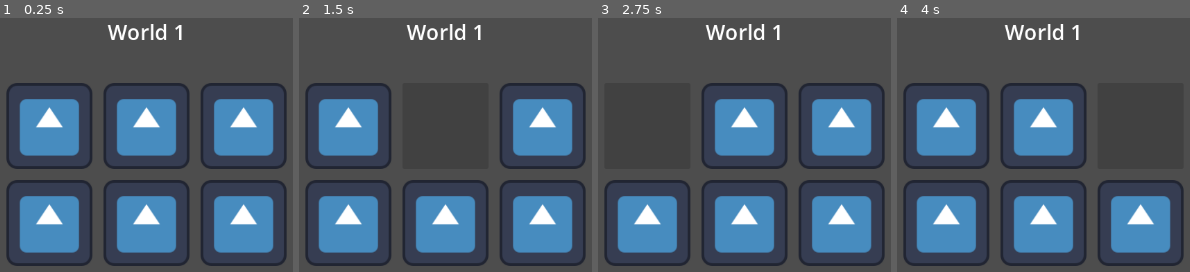
Above: before the commit, frames 1-4 (left to right).
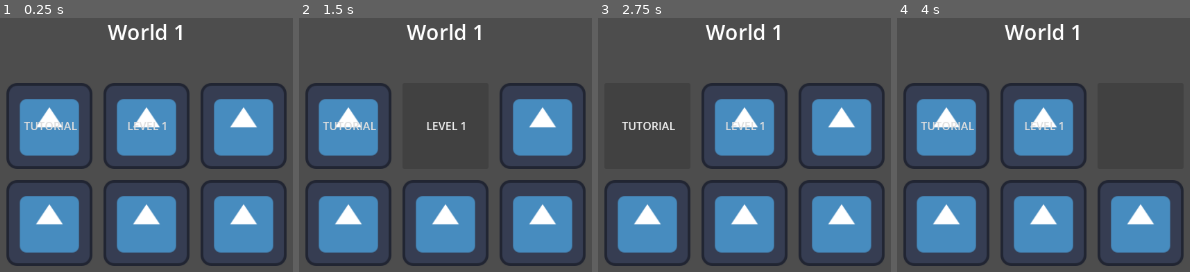
Above: after the commit, the same moments.

Repository: jpvds1/DDJD
Game: Godot game, scene res://scenes/ui/levels_menu.tscn
Two runs of this game, one before a commit and one after it. Both use one fixed random seed, a clock stepped at 60 frames per second and the inputs below. This scene is started directly instead of the project's main scene. The engine's default icon, where the game draws it, is replaced by a stand-in: a white triangle on a blue panel in a dark square.
Inputs (mouse positions are in pixels of both pictures, inside the frame that each line leads up to):
- Up to frame 1 (0.25 s): no input
- Up to frame 2 (1.5 s): click (348, 127) at 0.5 s; click (445, 127) at 1.25 s
- Up to frame 3 (2.75 s): click (647, 127) at 2 s
- Up to frame 4 (4 s): click (1043, 127) at 2.75 s; click (1140, 127) at 3.5 s

The runs differ from the first frame. In frame 1, 0.4% of the frame differs, in the area x 8-57%, y 40-45%; in frame 2, 0.4%; in frame 3, 0.5%; in frame 4, 0.4%.
Error in both runs: Invalid access to property or key 'change_3D_scene' on a base object of type 'Nil'. (res://scripts/ui/levels_menu.gd:14)

Commit message:
feat: moved tutorial to levels menu

Diff:
--- a/platformer-game/scenes/ui/levels_menu.tscn
+++ b/platformer-game/scenes/ui/levels_menu.tscn
@@ -57,7 +57,7 @@
 size_flags_horizontal = 3
 size_flags_vertical = 4
 theme_override_styles/normal = SubResource("StyleBoxTexture_gds35")
-text = " "
+text = " TUTORIAL"
 
 [node name="Level2" type="Button" parent="VBoxContainer/HBoxContainer" unique_id=10945857]
 custom_minimum_size = Vector2(124, 124)
@@ -65,7 +65,7 @@
 size_flags_horizontal = 3
 size_flags_vertical = 4
 theme_override_styles/normal = SubResource("StyleBoxTexture_gds35")
-text = " "
+text = " LEVEL 1"
 
 [node name="Level3" type="Button" parent="VBoxContainer/HBoxContainer" unique_id=633079436]
 custom_minimum_size = Vector2(124, 124)
--- a/platformer-game/scenes/ui/main_menu.tscn
+++ b/platformer-game/scenes/ui/main_menu.tscn
@@ -76,20 +76,6 @@
 theme_override_styles/focus = SubResource("StyleBoxEmpty_sl1te")
 text = "Play"
 
-[node name="Tutorial" type="Button" parent="VBoxContainer2" unique_id=594602366]
-layout_mode = 2
-size_flags_vertical = 3
-theme_override_colors/font_color = Color(0, 0, 0, 1)
-theme_override_colors/font_focus_color = Color(0, 0, 0, 1)
-theme_override_colors/font_pressed_color = Color(0, 0, 0, 1)
-theme_override_colors/font_hover_color = Color(0, 0, 0, 1)
-theme_override_font_sizes/font_size = 30
-theme_override_styles/normal = SubResource("StyleBoxFlat_87aya")
-theme_override_styles/pressed = SubResource("StyleBoxFlat_sl1te")
-theme_override_styles/hover = SubResource("StyleBoxFlat_fe2o3")
-theme_override_styles/focus = SubResource("StyleBoxEmpty_sl1te")
-text = "Tutorial"
-
 [node name="Leaderboard" type="Button" parent="VBoxContainer2" unique_id=2019080867]
 layout_mode = 2
 size_flags_vertical = 3
@@ -118,19 +104,6 @@
 theme_override_styles/focus = SubResource("StyleBoxEmpty_sl1te")
 text = "Settings"
 
-[node name="Login" type="Button" parent="VBoxContainer2" unique_id=42996142]
-layout_mode = 2
-size_flags_vertical = 3
-theme_override_colors/font_color = Color(0, 0, 0, 1)
-theme_override_colors/font_focus_color = Color(0, 0, 0, 1)
-theme_override_colors/font_pressed_color = Color(0, 0, 0, 1)
-theme_override_colors/font_hover_color = Color(0, 0, 0, 1)
-theme_override_font_sizes/font_size = 30
-theme_override_styles/normal = SubResource("StyleBoxFlat_87aya")
-theme_override_styles/pressed = SubResource("StyleBoxFlat_sl1te")
-theme_override_styles/hover = SubResource("StyleBoxFlat_fe2o3")
-theme_override_styles/focus = SubResource("StyleBoxEmpty_sl1te")
-
 [node name="Quit" type="Button" parent="VBoxContainer2" unique_id=1514428815]
 layout_mode = 2
 size_flags_vertical = 3
@@ -146,8 +119,6 @@
 text = "Quit"
 
 [connection signal="pressed" from="VBoxContainer2/Play" to="." method="_on_play_pressed"]
-[connection signal="pressed" from="VBoxContainer2/Tutorial" to="." method="_on_tutorial_pressed"]
 [connection signal="pressed" from="VBoxContainer2/Leaderboard" to="." method="_on_leaderboard_pressed"]
 [connection signal="pressed" from="VBoxContainer2/Settings" to="." method="_on_settings_pressed"]
-[connection signal="pressed" from="VBoxContainer2/Login" to="." method="_on_login_pressed"]
 [connection signal="pressed" from="VBoxContainer2/Quit" to="." method="_on_quit_pressed"]
--- a/platformer-game/scripts/ui/levels_menu.gd
+++ b/platformer-game/scripts/ui/levels_menu.gd
@@ -10,12 +10,17 @@
 	get_viewport().gui_release_focus()
 
 	# call_deferred garante que a troca só ocorra após o clique terminar
-	var path = "res://scenes/levels/level_1.tscn"
+	var path = "res://scenes/levels/tutorial.tscn"
 	Global.game_controller.change_3D_scene.call_deferred(path)
 
 
 func _on_level_2_pressed() -> void:
-	pass # Replace with function body.
+	# Tira o foco de qualquer elemento de UI (como o próprio botão)
+	get_viewport().gui_release_focus()
+
+	# call_deferred garante que a troca só ocorra após o clique terminar
+	var path = "res://scenes/levels/level_1.tscn"
+	Global.game_controller.change_3D_scene.call_deferred(path)
 
 
 func _on_level_3_pressed() -> void:
